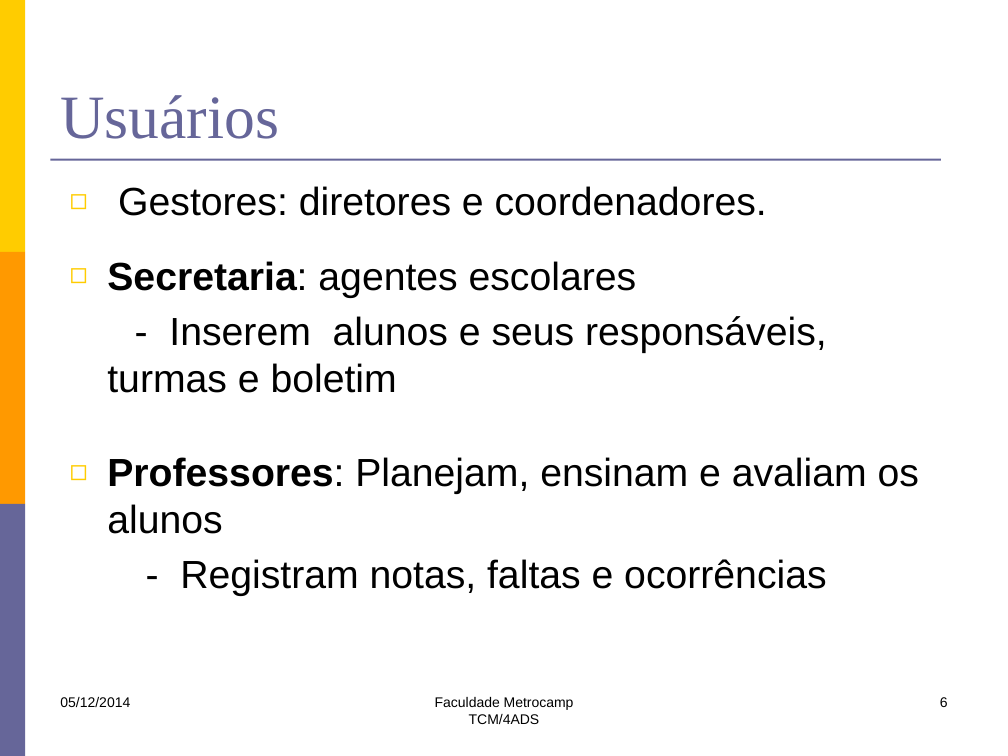
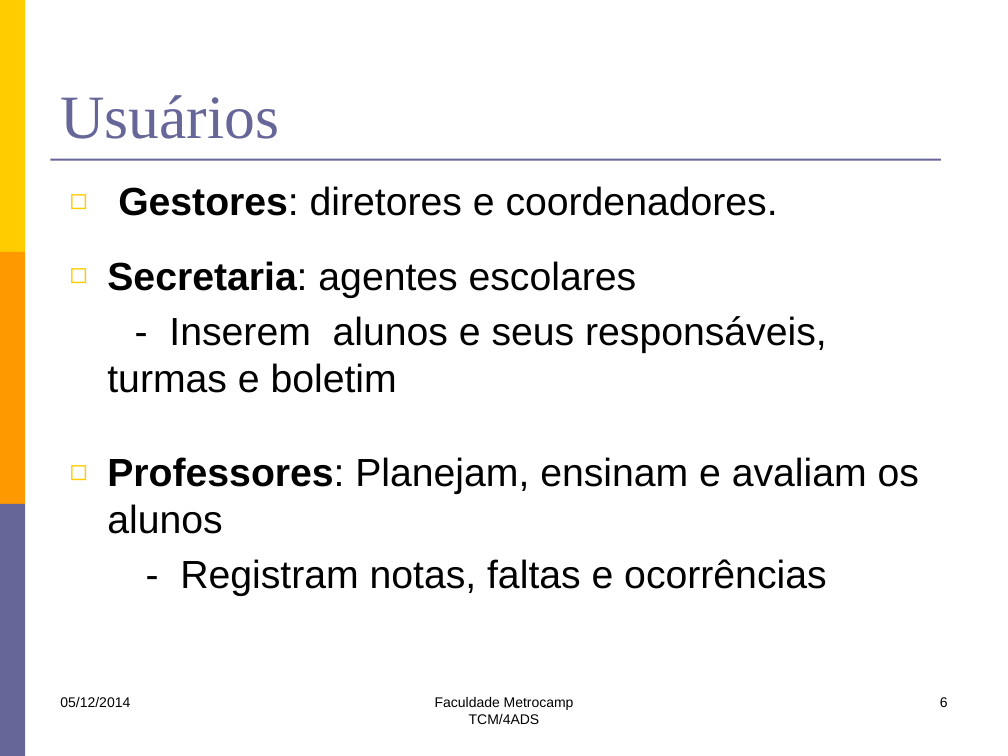
Before and after one commit to lfernandobra/pi5g1s14, a slide deck: slide 6 of documentacao/G5_Apresentacao2sem2014 final.pptx. Drawn at 1008x756 pixels with LibreOffice and Linux fonts; fonts in the diff are those of the drawing. Boxes give left, top, right and bottom in pixels: in the first picture for what was removed or moved away, otherwise in the second. Text is boxed around its words. In the diff, an @@ line names an element or a change of style, - is before the commit and + after.

```diff
--- a/documentacao/G5_Apresentacao2sem2014 final.pptx
+++ b/documentacao/G5_Apresentacao2sem2014 final.pptx
@@ text at <box>118,186,778,216</box>: bold on in "Gestores:" @@
```
Also in this commit, not shown: 5 other slides changed.
